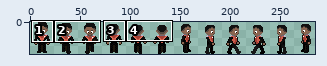
A sprite sheet gets an edit: Orville/Assets/AllCharacters/Characters/JohnLammar.png. The picture above shows the old version from afar; the outline marks the close-up.
Close-up. Before:
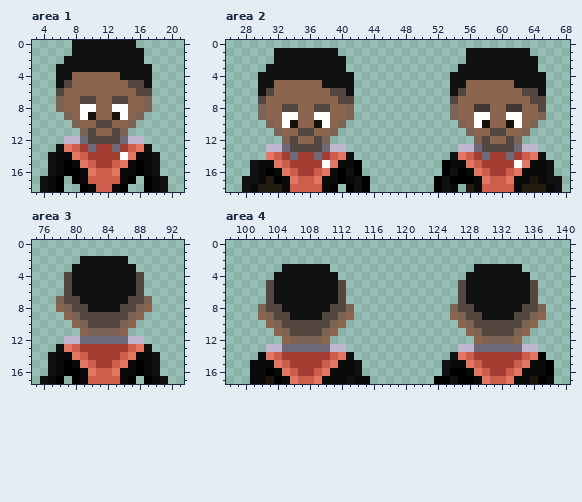
The file is 360x32 pixels. Colours within 5 levels of each other are drawn and written as one. Shown: area 1: x 3..21, y 0..18; area 2: x 26..68, y 0..18; area 3: x 75..93, y 0..17; area 4: x 98..140, y 0..17. The wide view leaves out empty margins. The commit also changed other parts of the picture, which this record leaves out.
New version:
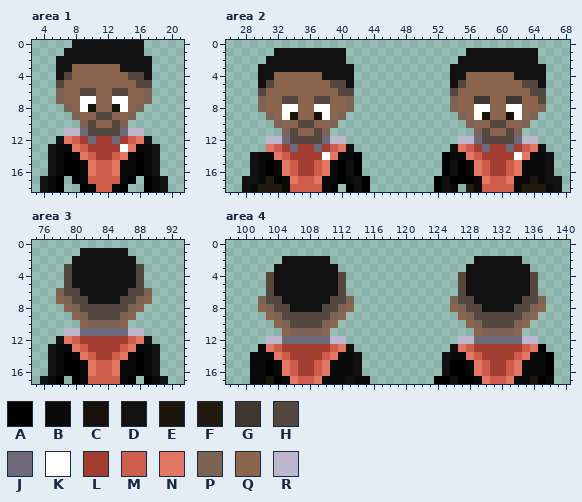
Palette (. is transparent): A #000000  B #0a0a0a  C #16110a  D #111111  E #1c160d  F #221b10  G #403731  H #53473f  J #6f6a79  K #ffffff  L #a43e32  M #ce5d4b  N #e47763  P #7b6456  Q #8c654f  R #bfb6d0
Change:
Area 1:
y 0: x 16 . -> D
y 1: x 7 . -> D
y 2: x 6 . -> D; x 17 . -> D
y 3: x 8..13 DDDDDD -> QQQQQQ
y 4: x 7 D -> H; x 14..16 DDD -> QHH
y 5: x 6..7 DH -> HQ; x 15 H -> Q; x 17 D -> H
y 6: x 6 H -> P; x 9..10 QQ -> HH; x 13..14 QQ -> HH; x 16..17 HH -> QP
y 7: x 9..10 HH -> KK; x 13..14 HH -> KK
y 8: x 6..7 PQ -> .P; x 10 K -> C; x 13 K -> C; x 16..17 QP -> P.
y 9: x 7..16 PQKCQQCKQP -> .PQQHHQQP.
y 10: x 8..15 PQQHHQQP -> .PHQQHP.
y 11: x 7..9 ..P -> RRJ; x 11..12 QQ -> HH; x 14..16 P.. -> JRR
y 12: x 6..17 .RRJHHHHJRR. -> DNMLJLLJLMND
y 13: x 5..10 .DNMLJ -> DBBNML; x 13..18 JLMND. -> LKNBBD
y 14: x 7..10 BNML -> ABNM; x 13..16 LKNB -> MNBA
y 15: x 8..14 BNMLLMN -> ABNMMNB
Area 2:
y 1: x 40 . -> D; x 64 . -> D
y 2: x 31 . -> D; x 55 . -> D
y 3: x 30 . -> D; x 41 . -> D; x 54 . -> D; x 65 . -> D
y 4: x 32..37 DDDDDD -> QQQQQQ; x 56..61 DDDDDD -> QQQQQQ
y 5: x 31 D -> H; x 38..40 DDD -> QHH; x 55 D -> H; x 62..64 DDD -> QHH
y 6: x 30..31 DH -> HQ; x 39 H -> Q; x 41 D -> H; x 54..55 DH -> HQ; x 63 H -> Q; x 65 D -> H
y 7: x 30 H -> P; x 33..34 QQ -> HH; x 37..38 QQ -> HH; x 40..41 HH -> QP; x 54 H -> P; x 57..58 QQ -> GG; x 61..62 QQ -> GG; x 64 H -> Q
y 8: x 33..34 HH -> KK; x 37..38 HH -> KK; x 57..58 GG -> KK; x 61..62 GG -> KK; x 65 H -> P
y 9: x 30..31 PQ -> .P; x 34 K -> C; x 37 K -> C; x 40..41 QP -> P.; x 54..55 PQ -> .P; x 58 K -> C; x 61 K -> C; x 64..65 QP -> P.
y 10: x 31..40 PQKCQQCKQP -> .PQQHHQQP.; x 55..64 PQKCQQCKQP -> .PQQHHQQP.
y 11: x 32..39 PQQHHQQP -> .PHQQHP.; x 56..63 PQQHHQQP -> .PHQQHP.
y 12: x 31..33 ..P -> RRJ; x 35..36 QQ -> HH; x 38..40 P.. -> JRR; x 55..57 ..P -> RRJ; x 59..60 QQ -> HH; x 62..64 P.. -> JRR
y 13: x 31..41 RRJHHHHJRR. -> NMLJLLJLMND; x 54..65 .RRJHHHHJRR. -> DNMLJLLJLMND
y 14: x 29..34 ..NMLJ -> DBBNML; x 37..42 JLMND. -> LKNBBA; x 53..58 .DNMLJ -> ABBNML; x 61..66 JLMND. -> LKNBBD
y 15: x 31..34 BNML -> ABNM; x 37..41 LKNBB -> MNBAD; x 54..58 BBNML -> DABNM; x 61..63 LKN -> MNB
Area 3:
y 1: x 81..86 ...... -> DDDDDD
y 2: x 80 . -> D; x 87 . -> D
y 3: x 79 . -> H; x 88 . -> H
y 6: x 78 . -> P; x 80 D -> H; x 87 D -> H; x 89 . -> P
y 7: x 78..79 PH -> QP; x 81 D -> H; x 86 D -> H; x 88..89 HP -> PQ
y 8: x 78..80 QPH -> .QP; x 82..85 DDDD -> HHHH; x 87..89 HPQ -> PQ.
y 9: x 79..81 QPH -> .QP; x 86..88 HPQ -> PQ.
y 10: x 80..87 QPHHHHPQ -> .QPPPPQ.
y 11: x 79..88 ..QPPPPQ.. -> RRJJJJJJRR
y 12: x 78..89 .RRJJJJJJRR. -> DNMLLLLLLMND
y 13: x 77..81 .DNML -> DBBNM; x 86..90 LMND. -> MNBBD
y 14: x 79..82 BNML -> ABNM; x 85..88 LMNB -> MNBA
y 15: x 80..86 BNMLLMN -> ABNMMNB
Area 4:
y 2: x 105..110 ...... -> DDDDDD; x 129..134 ...... -> DDDDDD
y 3: x 104 . -> D; x 111 . -> D; x 128 . -> D; x 135 . -> D
y 4: x 103 . -> H; x 112 . -> H; x 127 . -> H; x 136 . -> H
y 7: x 102 . -> P; x 104 D -> H; x 111 D -> H; x 113 . -> P; x 126 . -> P; x 128 D -> H; x 135 D -> H; x 137 . -> P
y 8: x 102..103 PH -> QP; x 105 D -> H; x 110 D -> H; x 112..113 HP -> PQ; x 126..127 PH -> QP; x 129 D -> H; x 134 D -> H; x 136..137 HP -> PQ
y 9: x 102..104 QPH -> .QP; x 106..109 DDDD -> HHHH; x 111..113 HPQ -> PQ.; x 126..128 QPH -> .QP; x 130..133 DDDD -> HHHH; x 135..137 HPQ -> PQ.
y 10: x 103..105 QPH -> .QP; x 110..112 HPQ -> PQ.; x 127..129 QPH -> .QP; x 134..136 HPQ -> PQ.
y 11: x 104..111 QPHHHHPQ -> .QPPPPQ.; x 128..135 QPHHHHPQ -> .QPPPPQ.
y 12: x 103..112 ..QPPPPQ.. -> RRJJJJJJRR; x 127..136 ..QPPPPQ.. -> RRJJJJJJRR
y 13: x 102..113 .RRJJJJJJRR. -> BNMLLLLLLMND; x 126..137 .RRJJJJJJRR. -> DNMLLLLLLMNA
y 14: x 101 . -> B; x 103..105 NML -> BNM; x 110..114 LMND. -> MNBBD; x 125..129 .DNML -> DBBNM; x 134..138 LMNA. -> MNBBA
y 15: x 103..106 BNML -> ABNM; x 109..111 LMN -> MNB; x 126..130 BBNML -> AABNM; x 133..135 LMN -> MNB
Changed places in both close-ups, as pixel boxes (x1, y1, x2, y2):
changed: (48, 40, 160, 168)
changed: (250, 48, 362, 168)
changed: (442, 48, 554, 168)
changed: (48, 248, 160, 368)
changed: (250, 256, 362, 368)
changed: (442, 256, 554, 368)
